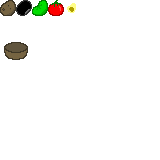
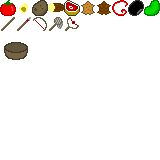
Before/after of a w=160, h=160 layered artwork. What changed in the layer stack:
painted on "items.png" over left=0, top=0, right=160, bottom=31
